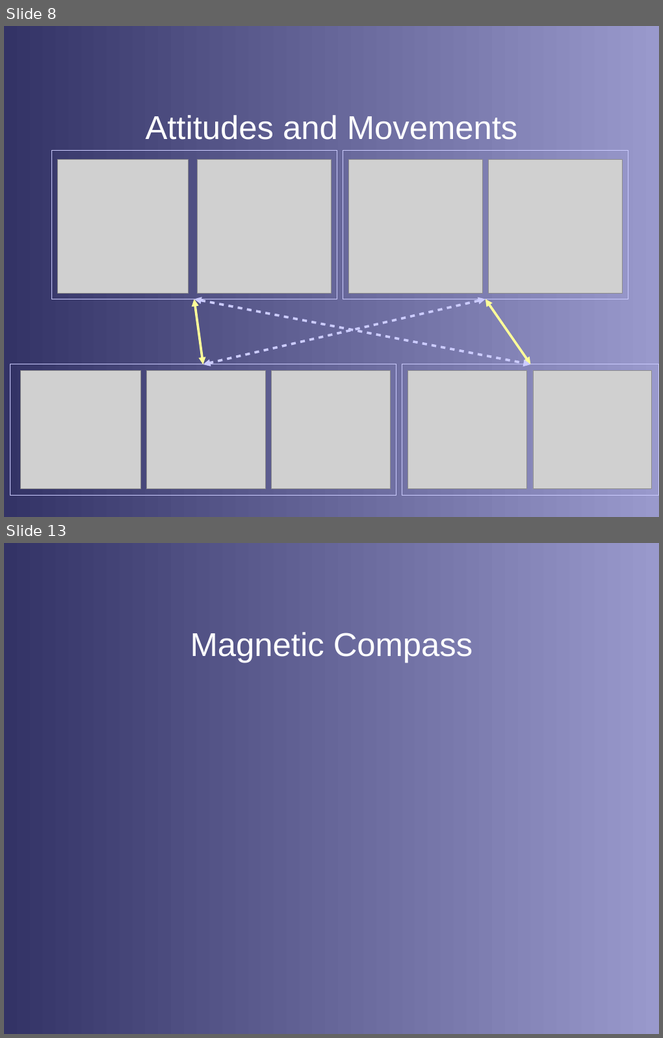
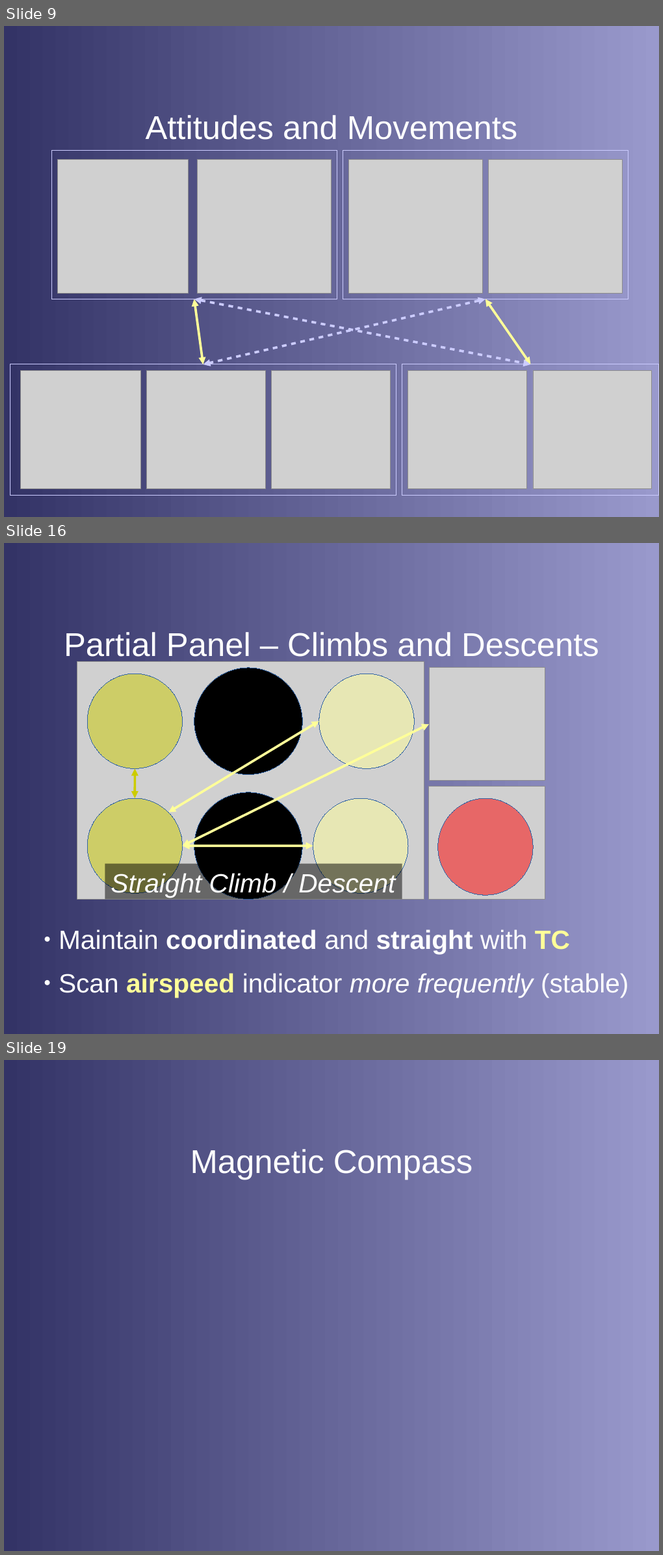
Before and after one commit to stephanheinemann/flight, a slide deck: FI/Instruments/Instruments.odp. Shown one above the other, each under a label of ours: slides 8 and 13 before the commit, slides 9, 16 and 19 after it; the slides between them are not shown. The pictures are 663x1038 and 663x1555 pixels, drawn with LibreOffice and Linux fonts; fonts in the diff are those of the drawing; grey boxes stand for pictures; background and template pictures are left out. Boxes give left, top, right and bottom in pixels: in the first picture for what was removed or moved away, otherwise in the second. Text is boxed around its words. In the diff, an @@ line names an element or a change of style, - is before the commit and + after.

```diff
--- a/FI/Instruments/Instruments.odp
+++ b/FI/Instruments/Instruments.odp
@@ slide 16 added at box(4, 543, 659, 1034), background gradient #333366 to #9999CC @@
@@ title added at box(64, 632, 599, 663), 40 pt, text #FFFFFF @@
+Partial Panel – Climbs and Descents
@@ picture added at box(77, 662, 425, 900) @@
@@ ellipse added at box(87, 674, 182, 769), fill #CCCC00 at 50% opacity, outline #3465A4 0 pt @@
@@ ellipse added at box(194, 668, 302, 775), fill #000000, outline #3465A4 0 pt @@
@@ ellipse added at box(319, 674, 414, 769), fill #FFFF99 at 50% opacity, outline #3465A4 0 pt @@
@@ picture added at box(429, 668, 545, 781) @@
@@ double arrow added from (168, 812) to (319, 721), #FFFF99 2.89 pt @@
@@ double arrow added from (182, 846) to (429, 724), #FFFF99 2.89 pt @@
@@ double arrow added from (135, 798) to (135, 769), #CCCC00 2.89 pt @@
@@ ellipse added at box(194, 793, 302, 900), fill #000000, outline #3465A4 0 pt @@
@@ picture added at box(428, 787, 545, 900) @@
@@ ellipse added at box(87, 798, 182, 894), fill #CCCC00 at 50% opacity, outline #3465A4 0 pt @@
@@ ellipse added at box(313, 798, 408, 894), fill #FFFF99 at 50% opacity, outline #3465A4 0 pt @@
@@ ellipse added at box(438, 798, 533, 895), fill #FF0000 at 50% opacity, outline #3465A4 0 pt @@
@@ double arrow added from (182, 846) to (313, 846), #FFFF99 2.89 pt @@
@@ rectangle added at box(105, 864, 402, 900), fill #000000 at 50% opacity, 32 pt, text #FFFFFF, italic @@
+Straight Climb / Descent
@@ text added at box(59, 930, 629, 998), 32 pt, text #FFFFFF @@
+● Maintain coordinated and straight with TC
+● Scan airspeed indicator more frequently (stable)
@@ what was slide 8 is now slide 9 @@
@@ what was slide 13 is now slide 19 @@
```
Also in this commit, not shown: 3 slides changed, 9 other slides added, 4 slides removed, 6 other files.
